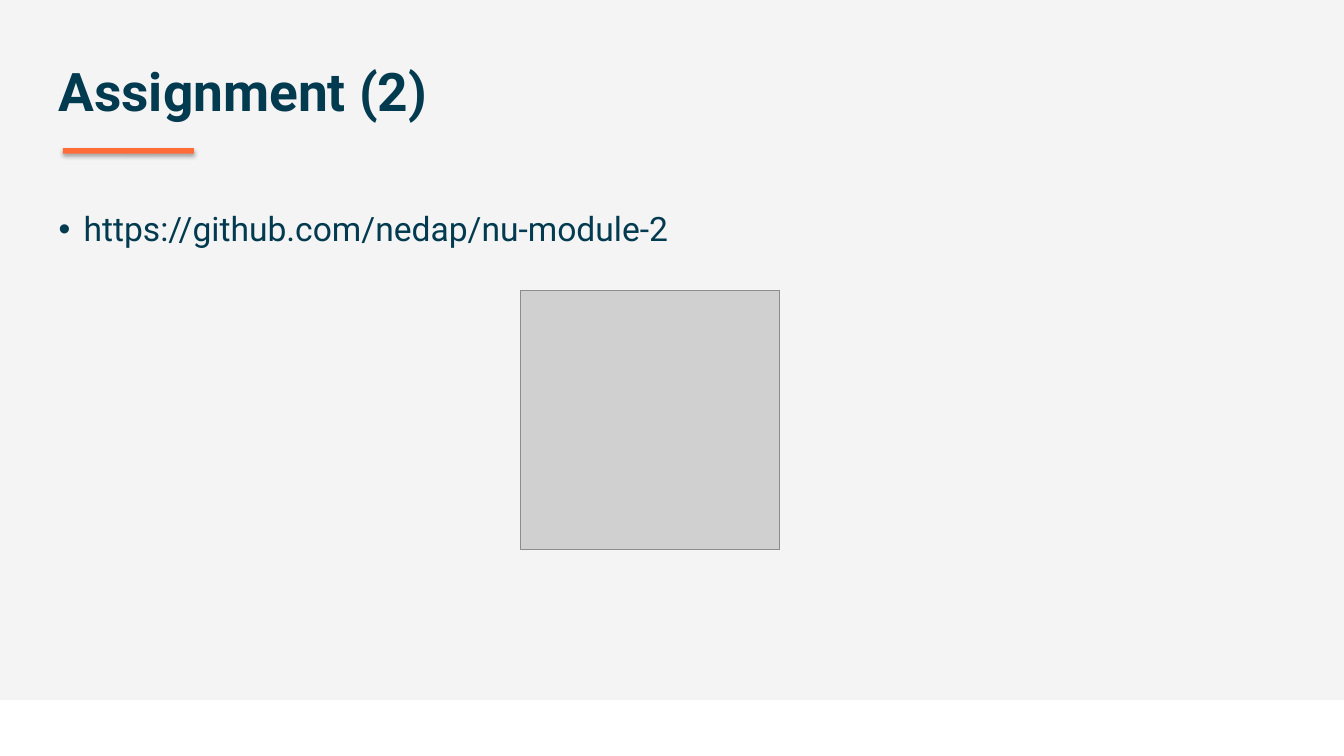
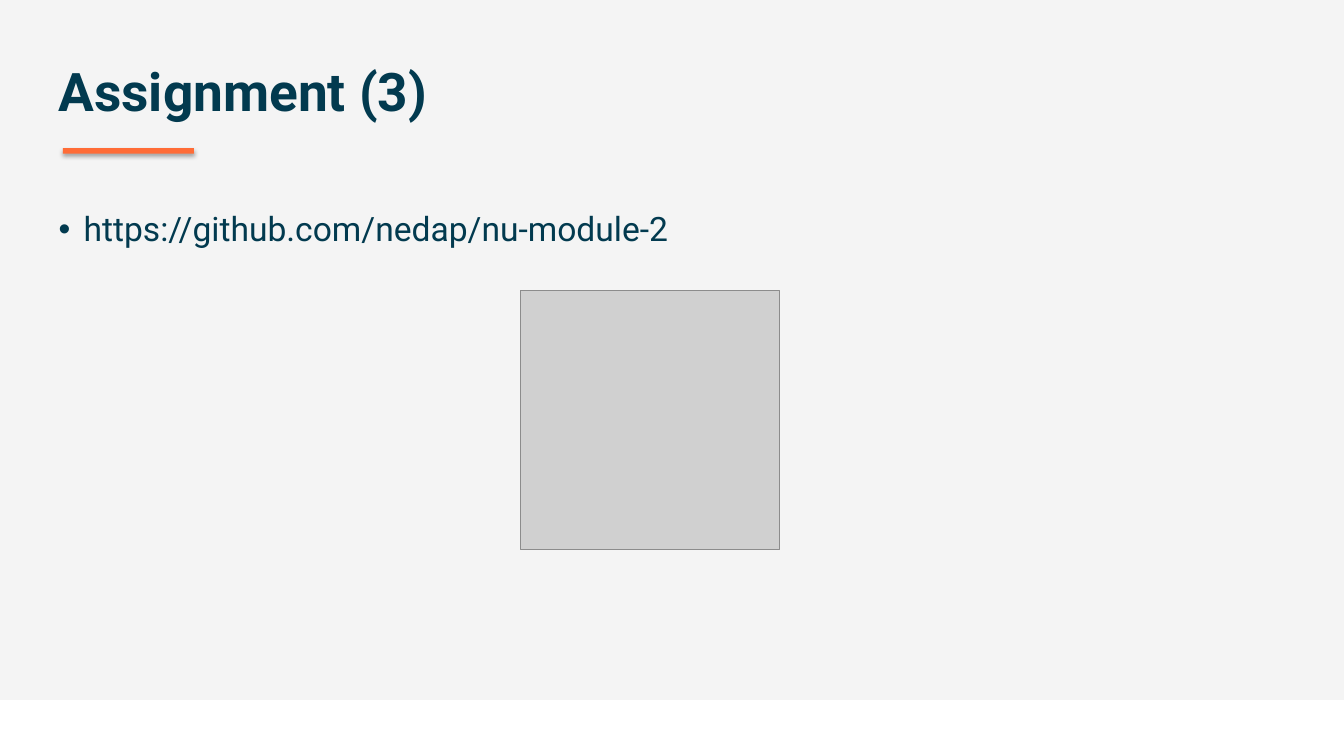
Before and after one commit to NielsW1/nu-module-2, a slide deck: slide 5 of presentation/assignment.pptx (slide 4 before the commit). Drawn at 1344x756 pixels with LibreOffice and Linux fonts; fonts in the diff are those of the drawing; grey boxes stand for pictures; background and template pictures are left out. Boxes give left, top, right and bottom in pixels: in the first picture for what was removed or moved away, otherwise in the second. Text is boxed around its words. In the diff, an @@ line names an element or a change of style, - is before the commit and + after.

```diff
--- a/presentation/assignment.pptx
+++ b/presentation/assignment.pptx
@@ text at bbox=[58, 69, 427, 123]: text changed @@
-Assignment (2)
+Assignment (3)
```
Also in this commit, not shown: 1 other slide changed, 1 slide added.
